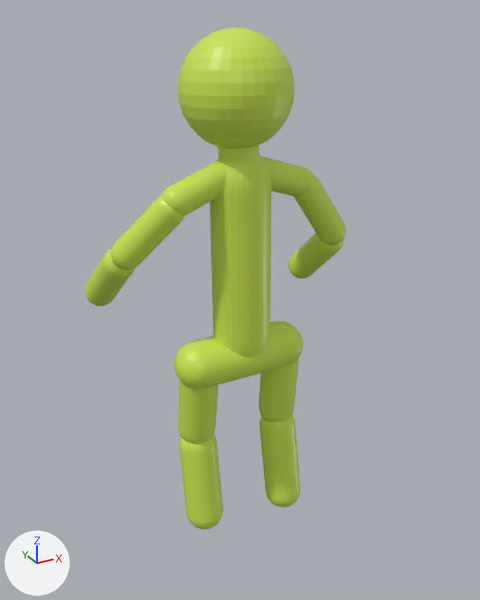
The FBX model Tall stick man run/Assets/Models/Stickman.fbx, before and after one commit.
Before and after are seen from a 50 mm lens placed at (-5.68, -12.94, 7.77), pointed at (0.11, -2.41, 2.5). Lighting does not change. The marker at lower left points along +X, +Y and +Z. Where no turn or scale is listed for an object, it has been applied to the vertices.

Objects in the first picture: 'Body', 'Head', 'Hip', 'LowerArmLeft', 'LowerArmRight', 'LowerLegLeft', 'LowerLegRight', 'Neck', 'ShoulderLeft', 'ShoulderRight', 'UpperArmLeft', 'UpperArmRight', 'UpperLegLeft', 'UpperLegRight'.
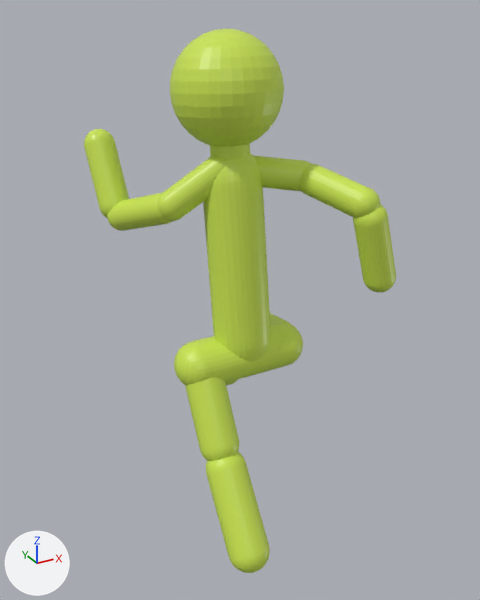
Where the change shows, as pixel boxes (x1, y1, x2, y2) in the pictures (480 x 600 px):
'Head', moved: before (178, 27, 295, 149); after (170, 29, 284, 147)
'Body', moved, turned: before (210, 154, 272, 358); after (203, 153, 271, 362)
'LowerLegRight', moved, turned: before (179, 434, 223, 530); after (206, 452, 270, 573)
'UpperArmLeft', moved, turned: before (294, 176, 346, 245); after (299, 164, 380, 218)
'LowerArmLeft', moved, turned: before (288, 233, 344, 279); after (353, 204, 396, 292)
'UpperLegRight', moved, turned: before (178, 380, 218, 444); after (185, 377, 239, 461)
'LowerArmRight', moved, turned: before (85, 249, 135, 306); after (84, 129, 129, 218)
'UpperArmRight', moved, turned: before (111, 196, 185, 270); after (107, 193, 173, 231)
'LowerLegLeft', moved, turned: before (259, 415, 300, 507); after (226, 380, 237, 385)
'ShoulderRight', moved, turned: before (161, 160, 227, 216); after (157, 155, 226, 221)
'UpperLegLeft', moved, turned: before (259, 358, 299, 422); after (270, 313, 291, 324)
'ShoulderLeft', moved, turned: before (261, 156, 315, 197); after (253, 155, 311, 191)
'Neck', moved: before (218, 145, 259, 160); after (210, 144, 250, 159)

The change, as a list of edits to the scene's bpy script:
```text
Change ob_body:
    ob_body.location: (0.02, -2.63, 3.33) -> (0.02, -2.49, 3.32)
    ob_body.rotation_euler: (-0.0197, 0.0, 0.0) -> (-0.133, 0.0, 0.0)  # degrees (-1.1, 0, 0) -> degrees (-7.6, 0, 0)
Change ob_upperlegleft:
    ob_upperlegleft.location: (0.96, -2.58, 0.63) -> (0.96, -1.76, 1.42)
    ob_upperlegleft.rotation_euler: (0.0864, 0.0, 0.0) -> (1.449, 0.0, 0.0)  # degrees (5, 0, 0) -> degrees (83, 0, 0)
Change ob_upperlegright:
    ob_upperlegright.location: (-0.9, -2.53, 0.66) -> (-0.9, -3.07, 0.76)
    ob_upperlegright.rotation_euler: (0.146, 0.0, 0.0) -> (-0.493, 0.0, 0.0)  # degrees (8.4, 0, 0) -> degrees (-28, 0, 0)
Change ob_neck:
    ob_neck.location: (0.01, -2.53, 5.67) -> (0.01, -2.22, 5.64)
Change ob_shoulderleft:
    ob_shoulderleft.location: (0.78, -2.6, 4.92) -> (0.73, -2.49, 4.97)
    ob_shoulderleft.rotation_euler: (3.079, -1.255, 0.0669) -> (1.646, -0.0356, 0.943)  # degrees (176, -72, 3.8) -> degrees (94, -2, 54)
Change ob_upperarmright:
    ob_upperarmright.location: (-1.69, -2.32, 4.14) -> (-1.4, -1.33, 4.22)
    ob_upperarmright.rotation_euler: (-0.0399, 0.767, -0.657) -> (1.273, 0.194, 0.383)  # degrees (-2.3, 44, -38) -> degrees (73, 11, 22)
Change ob_shoulderright:
    ob_shoulderright.location: (-0.71, -2.6, 4.91) -> (-0.65, -2.16, 4.79)
    ob_shoulderright.rotation_euler: (-0.0532, 1.206, -0.0615) -> (0.569, 0.822, 0.361)  # degrees (-3, 69, -3.5) -> degrees (33, 47, 21)
Change ob_lowerlegleft:
    ob_lowerlegleft.location: (0.97, -2.7, -1.38) -> (0.97, -0.41, 0.31)
    ob_lowerlegleft.rotation_euler: (-0.197, 0.0, 0.0) -> (0.362, 0.0, 0.0)  # degrees (-11, 0, 0) -> degrees (21, 0, 0)
Change ob_lowerarmleft:
    ob_lowerarmleft.location: (2.18, -1.96, 2.98) -> (1.94, -4.14, 3.8)
    ob_lowerarmleft.rotation_euler: (-0.0604, -2.329, -1.446) -> (-3.115, -0.282, -0.051)  # degrees (-3.5, -133, -83) -> degrees (-178, -16, -2.9)
Change ob_head:
    ob_head.location: (0.0, -2.48, 6.47) -> (0.0, -2.14, 6.44)
Change ob_lowerlegright:
    ob_lowerlegright.location: (-0.89, -2.54, -1.35) -> (-0.89, -4.13, -0.97)
    ob_lowerlegright.rotation_euler: (-0.154, 0.0, 0.0) -> (-0.604, 0.0, 0.0)  # degrees (-8.8, 0, 0) -> degrees (-35, 0, 0)
Change ob_lowerarmright:
    ob_lowerarmright.location: (-2.18, -1.43, 3.07) -> (-1.72, -0.36, 4.78)
    ob_lowerarmright.rotation_euler: (-0.0929, 0.809, -1.539) -> (2.679, 0.0108, 0.0884)  # degrees (-5.3, 46, -88) -> degrees (153, 0.6, 5.1)
Change ob_upperarmleft:
    ob_upperarmleft.location: (1.8, -2.58, 4.13) -> (1.48, -3.53, 4.76)
    ob_upperarmleft.rotation_euler: (-3.095, -0.611, -0.046) -> (1.788, -0.085, 0.319)  # degrees (-177, -35, -2.6) -> degrees (102, -4.9, 18)
```
